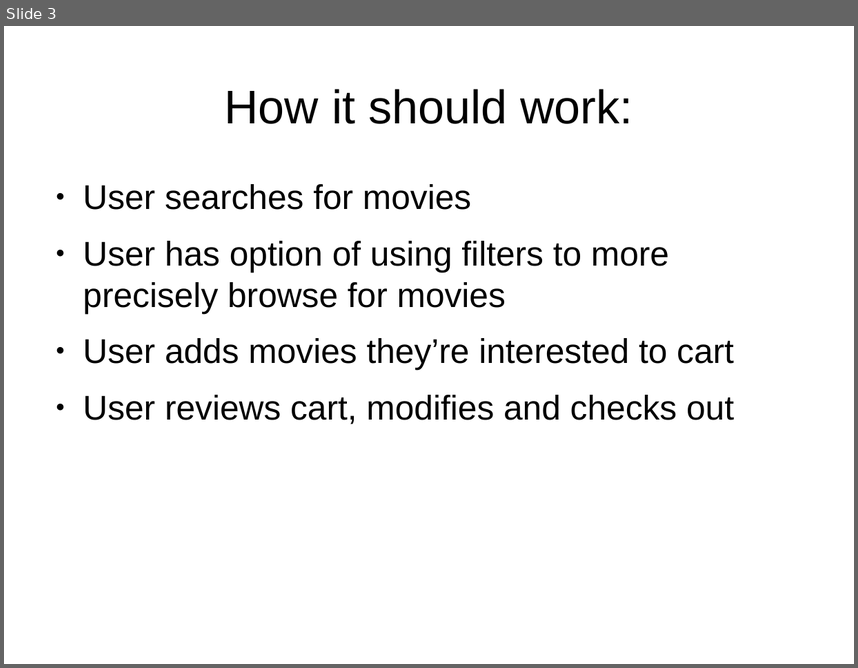
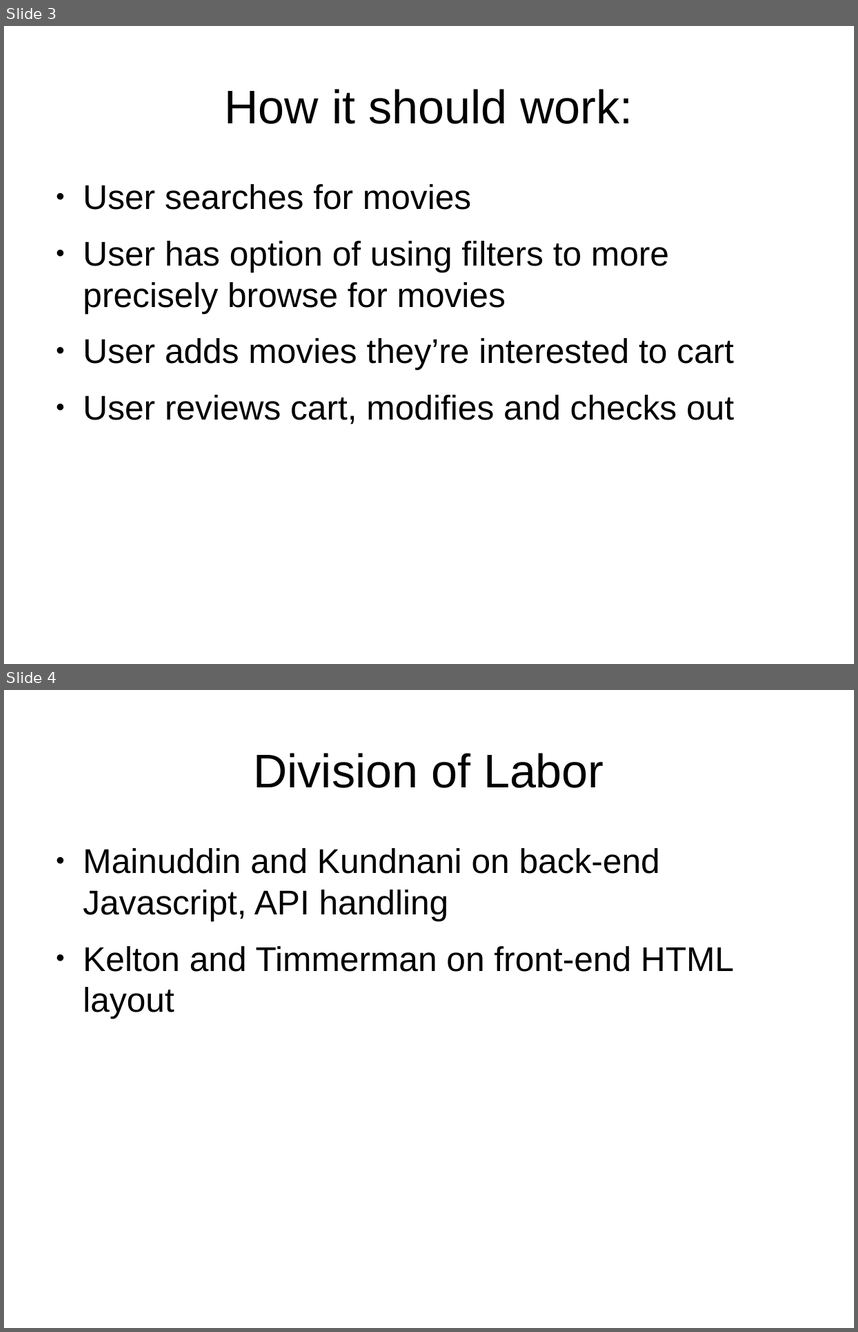
Before and after one commit to ztimmerman/kikoda_contest, a slide deck: presentation.odp. Shown one above the other, each under a label of ours: slide 3 before the commit, slides 3 and 4 after it. The pictures are 858x668 and 858x1332 pixels, drawn with LibreOffice and Linux fonts; fonts in the diff are those of the drawing. Boxes give left, top, right and bottom in pixels: in the first picture for what was removed or moved away, otherwise in the second. Text is boxed around its words. In the diff, an @@ line names an element or a change of style, - is before the commit and + after.

Commit message:
Added division of labor and pages for Kelton and Timmerman to discuss their additions

```diff
--- a/presentation.odp
+++ b/presentation.odp
@@ slide 4 added at (4, 690, 854, 1328), background #FFFFFF @@
@@ title added at (253, 753, 604, 788), 44 pt, text #000000 @@
+Division of Labor
@@ text added at (83, 848, 734, 1018), 32 pt, text #000000 @@
+● Mainuddin and Kundnani on back-end Javascript, API handling
+● Kelton and Timmerman on front-end HTML layout
```
Also in this commit, not shown: 1 slide changed, 2 other slides added.
